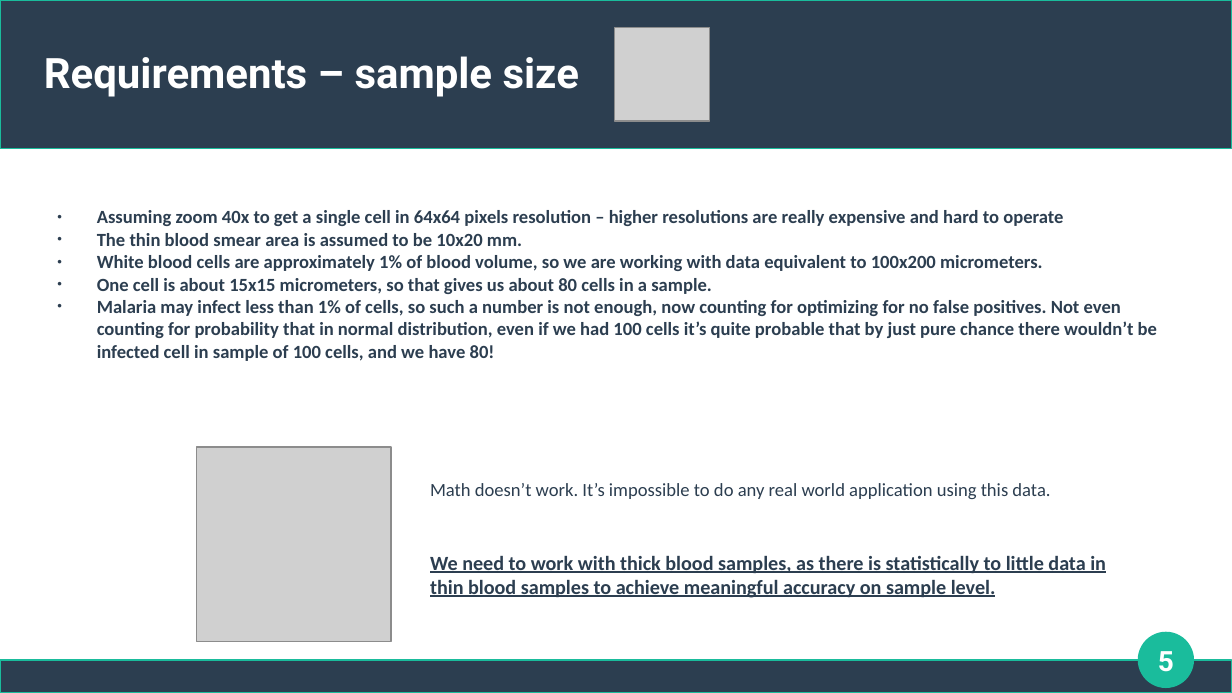
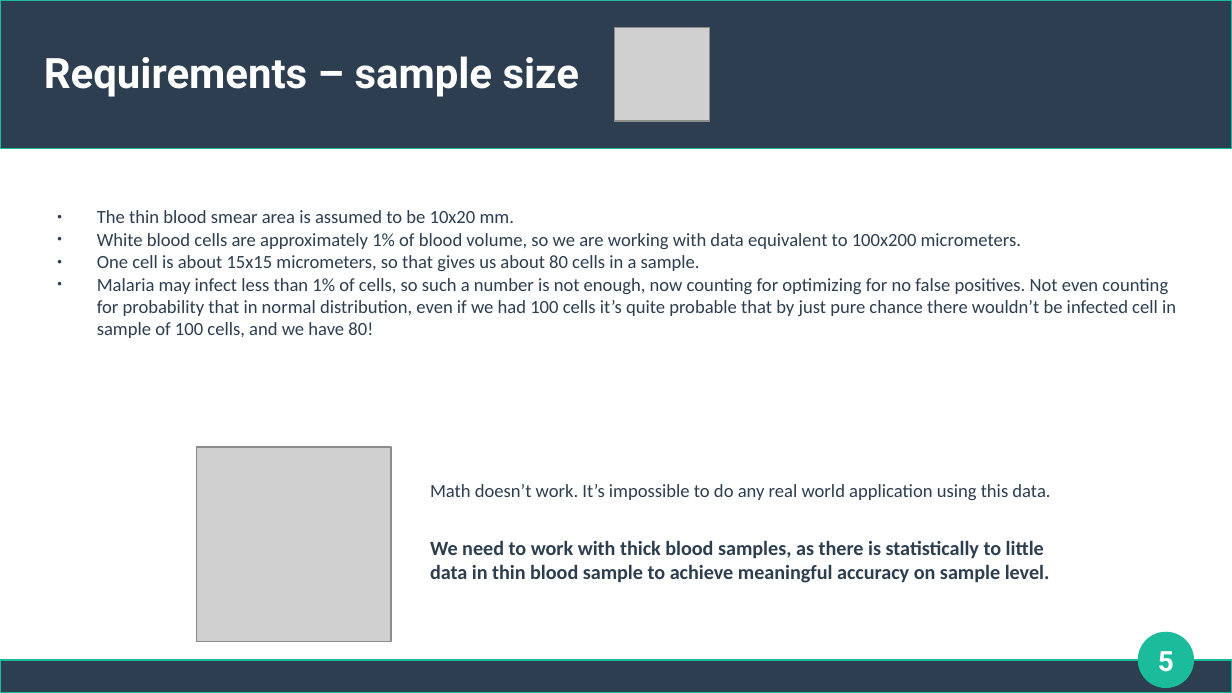
Before and after one commit to adaslesniak/ai-school_project3, a slide deck: slide 5 of Malaria Detection using Computer Vision.odp. Drawn at 1232x693 pixels with LibreOffice and Linux fonts; fonts in the diff are those of the drawing; grey boxes stand for pictures. Boxes give left, top, right and bottom in pixels: in the first picture for what was removed or moved away, otherwise in the second. Text is boxed around its words. In the diff, an @@ line names an element or a change of style, - is before the commit and + after.

```diff
--- a/Malaria Detection using Computer Vision.odp
+++ b/Malaria Detection using Computer Vision.odp
@@ text "The thin blood smear area ..." at (97,210,1176,338): bold off @@
@@ text at (97,210,1063,226): paragraph removed @@
-● Assuming zoom 40x to get a single cell in 64x64 pixels resolution – higher resolutions are really expensive and hard to operate
@@ text at (430,484,1050,583): text changed @@
-We need to work with thick blood samples, as there is statistically to little data in thin blood samples to achieve meaningful accuracy on sample level.
+Math doesn’t work. It’s impossible to do any real world application using this data.
+We need to work with thick blood samples, as there is statistically to little data in thin blood sample to achieve meaningful accuracy on sample level.
```
Also in this commit, not shown: 10 other slides changed, 2 other files.
